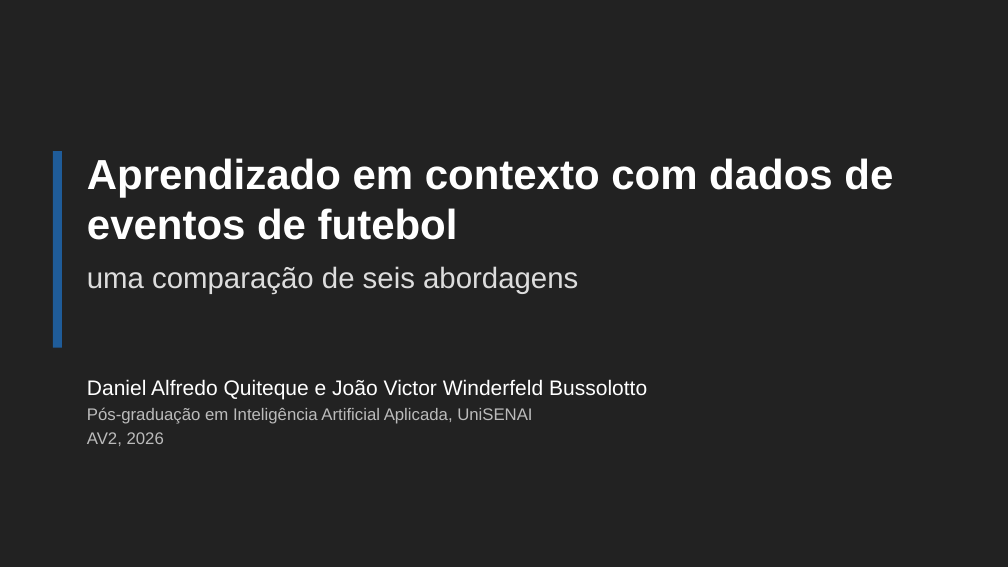
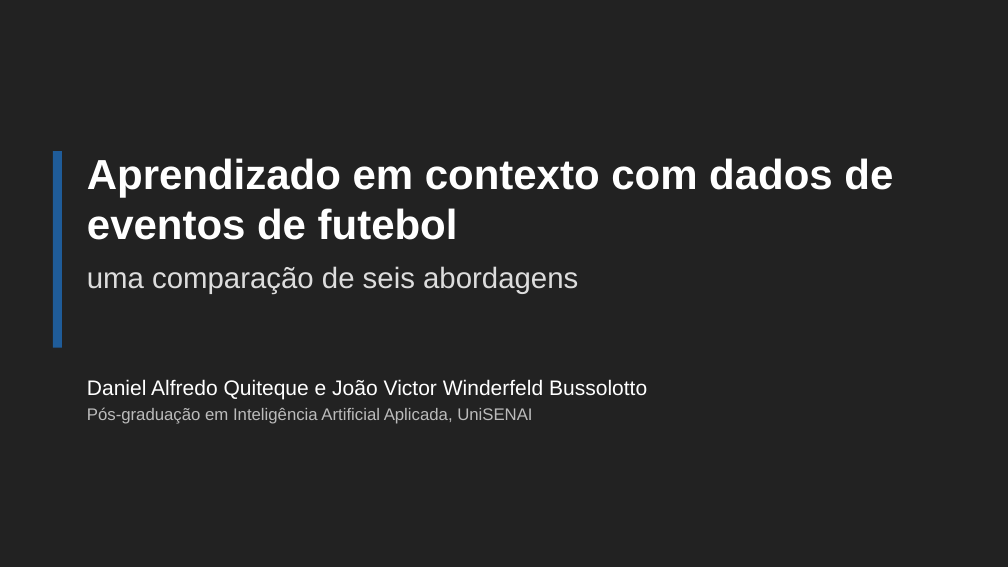
Before and after one commit to joaowinderfeldbussolotto/football-tactics-knowledge-graph, a slide deck: slide 1 of apresentacao/apresentacao.pptx. Drawn at 1008x567 pixels with LibreOffice and Linux fonts; fonts in the diff are those of the drawing. Boxes give left, top, right and bottom in pixels: in the first picture for what was removed or moved away, otherwise in the second. Text is boxed around its words. In the diff, an @@ line names an element or a change of style, - is before the commit and + after.

```diff
--- a/apresentacao/apresentacao.pptx
+++ b/apresentacao/apresentacao.pptx
@@ text at box(87, 432, 164, 446): paragraph removed @@
-AV2, 2026
```
Also in this commit, not shown: 3 other slides changed, 1 slide added, 1 slide removed, 1 other file.
